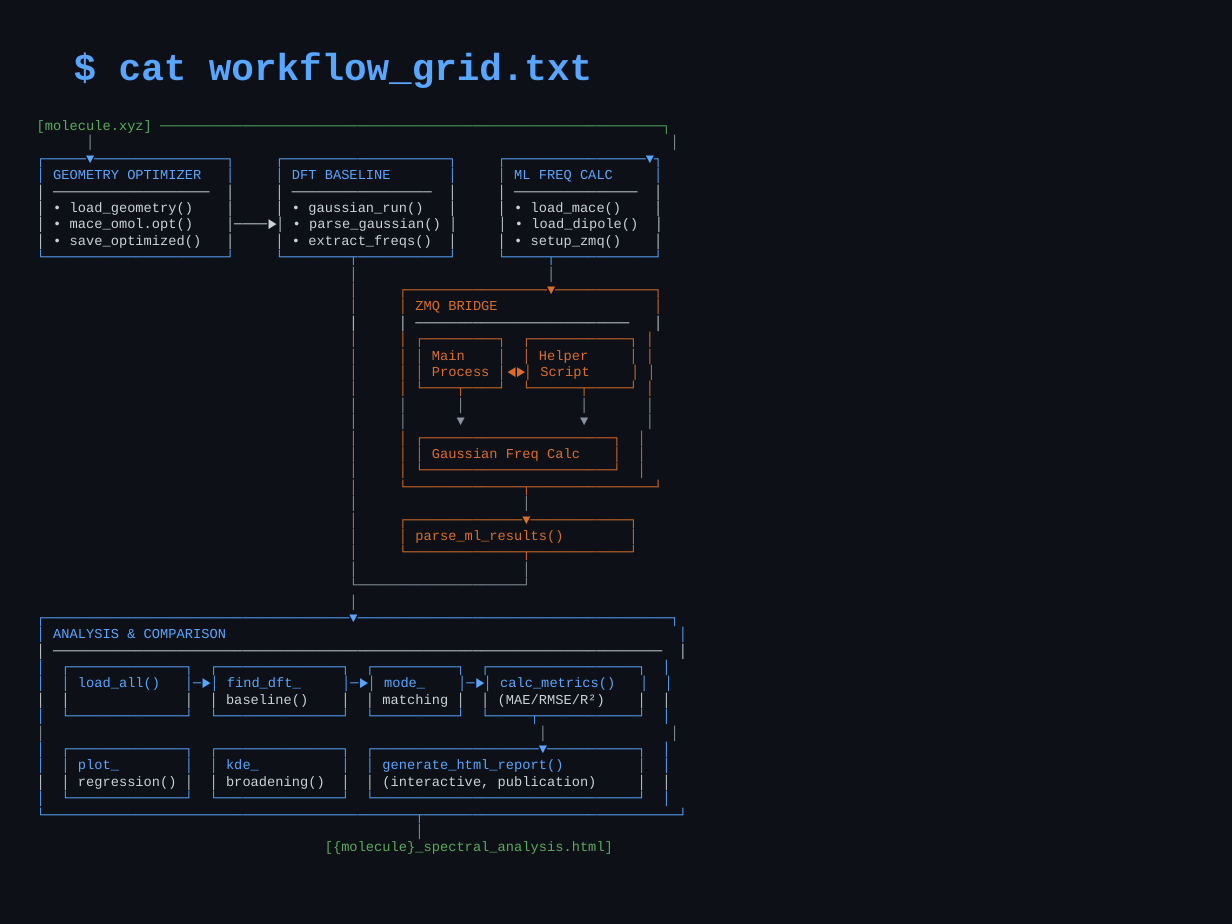
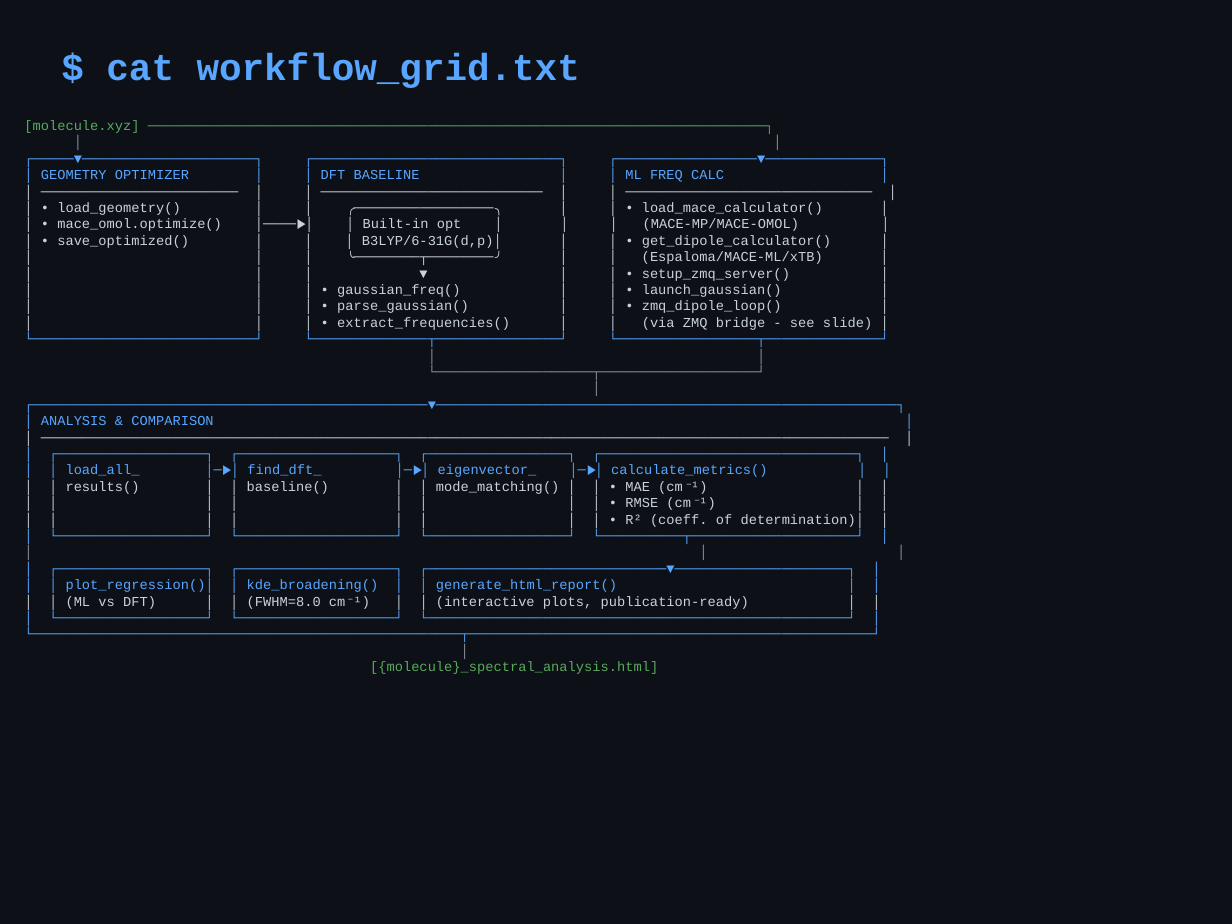
Before and after one commit to mott91/mace_gaussian_interface, a slide deck: slide 8 of presentation/test_detailed_workflow.pptx. Drawn at 1232x924 pixels with LibreOffice and Linux fonts; fonts in the diff are those of the drawing. Boxes give left, top, right and bottom in pixels: in the first picture for what was removed or moved away, otherwise in the second. Text is boxed around its words. In the diff, an @@ line names an element or a change of style, - is before the commit and + after.

```diff
--- a/presentation/test_detailed_workflow.pptx
+++ b/presentation/test_detailed_workflow.pptx
@@ text "$ cat workflow_grid.txt": place and size @@
-text "$ cat workflow_grid.txt" at [119, 53, 592, 88]
+text "$ cat workflow_grid.txt" at [106, 53, 580, 88]
@@ text at [24, 120, 872, 674]: text changed @@
-┌─────▼────────────────┐ ┌────────────────────┐ ┌─────────────────▼┐
+┌─────▼─────────────────────┐ ┌──────────────────────────────┐ ┌─────────────────▼──────────────┐
@@ text at [24, 120, 872, 674]: text changed @@
-┌─────────────────────────────────────▼──────────────────────────────────────┐
+┌────────────────────────────────────────────────▼────────────────────────────────────────────────────────┐
@@ text "[molecule.xyz] ───────────────────────────────────────────── ...": place and size @@
-text "[molecule.xyz] ───────────────────────────────────────────── ..." at [37, 120, 638, 854]
+text "[molecule.xyz] ───────────────────────────────────────────── ..." at [24, 120, 872, 674]
@@ text at [24, 120, 139, 133]: text changed @@
-[molecule.xyz] ─────────────────────────────────────────────────────────────┐
+[molecule.xyz] ───────────────────────────────────────────────────────────────────────────┐
@@ text at [57, 202, 872, 330]: text changed @@
-│ ─────────────────── │ │ ───────────────── │ │ ─────────────── │
-│ • load_geometry() │ │ • gaussian_run() │ │ • load_mace() │
-│ • mace_omol.opt() │────▶│ • parse_gaussian() │ │ • load_dipole() │
-│ • save_optimized() │ │ • extract_freqs() │ │ • setup_zmq() │
-└──────────────────────┘ └────────┬───────────┘ └─────┬────────────┘
+│ ──────────────────────── │ │ ─────────────────────────── │ │ ────────────────────────────── │
+│ • load_geometry() │ │ ╭─────────────────╮ │ │ • load_mace_calculator() │
+│ • mace_omol.optimize() │────▶│ │ Built-in opt │ │ │ (MACE-MP/MACE-OMOL) │
+│ • save_optimized() │ │ │ B3LYP/6-31G(d,p)│ │ │ • get_dipole_calculator() │
+│ │ │ ╰────────┬────────╯ │ │ (Espaloma/MACE-ML/xTB) │
+│ │ │ ▼ │ │ • setup_zmq_server() │
+│ │ │ • gaussian_freq() │ │ • launch_gaussian() │
+│ │ │ • parse_gaussian() │ │ • zmq_dipole_loop() │
+│ │ │ • extract_frequencies() │ │ (via ZMQ bridge - see slide) │
+└───────────────────────────┘ └──────────────┬───────────────┘ └─────────────────┬──────────────┘
@@ text at [415, 301, 589, 543]: text changed; text colour #DB6D28 to #8B949E @@
-│ ┌─────────────────▼────────────┐
-│ │ ZMQ BRIDGE │
-│ │ ────────────────────────── │
-│ │ ┌─────────┐ ┌────────────┐ │
-│ │ │ Main │ │ Helper │ │
-│ │ │ Process │◀▶│ Script │ │
-│ │ └────┬────┘ └──────┬─────┘ │
-│ │ │ │ │
-│ │ ▼ ▼ │
-│ │ ┌───────────────────────┐ │
-│ │ │ Gaussian Freq Calc │ │
-│ │ └───────────────────────┘ │
-│ └──────────────┬───────────────┘
-│ │
-│ ┌──────────────▼────────────┐
-│ │ parse_ml_results() │
-│ └──────────────┬────────────┘
-│ │
-└────────────────────┘
+└───────────────────┬───────────────────┘
@@ text at [66, 464, 864, 528]: text changed @@
-│ ────────────────────────────────────────────────────────────────────────── │
-│ ┌──────────────┐ ┌───────────────┐ ┌──────────┐ ┌──────────────────┐ │
-│ │ load_all() │─▶│ find_dft_ │─▶│ mode_ │─▶│ calc_metrics() │ │
-│ │ │ │ baseline() │ │ matching │ │ (MAE/RMSE/R²) │ │
-│ └──────────────┘ └───────────────┘ └──────────┘ └─────┬────────────┘ │
+│ ─────────────────────────────────────────────────────────────────────────────────────────────────────── │
+│ ┌──────────────────┐ ┌───────────────────┐ ┌─────────────────┐ ┌───────────────────────────────┐ │
+│ │ load_all_ │─▶│ find_dft_ │─▶│ eigenvector_ │─▶│ calculate_metrics() │ │
+│ │ results() │ │ baseline() │ │ mode_matching() │ │ • MAE (cm⁻¹) │ │
+│ │ │ │ │ │ │ │ • RMSE (cm⁻¹) │ │
+│ │ │ │ │ │ │ │ • R² (coeff. of determination)│ │
+│ └──────────────────┘ └───────────────────┘ └─────────────────┘ └──────────┬────────────────────┘ │
@@ text at [66, 579, 749, 609]: text changed @@
-│ ┌──────────────┐ ┌───────────────┐ ┌────────────────────▼───────────┐ │
-│ │ plot_ │ │ kde_ │ │ generate_html_report() │ │
-│ │ regression() │ │ broadening() │ │ (interactive, publication) │ │
-│ └──────────────┘ └───────────────┘ └────────────────────────────────┘ │
-└─────────────────────────────────────────────┬───────────────────────────────┘
+│ ┌──────────────────┐ ┌───────────────────┐ ┌─────────────────────────────▼─────────────────────┐ │
+│ │ plot_regression()│ │ kde_broadening() │ │ generate_html_report() │ │
+│ │ (ML vs DFT) │ │ (FWHM=8.0 cm⁻¹) │ │ (interactive plots, publication-ready) │ │
+│ └──────────────────┘ └───────────────────┘ └───────────────────────────────────────────────────┘ │
+└────────────────────────────────────────────────────┬─────────────────────────────────────────────────┘
```
Also in this commit, not shown: 1 other file.
